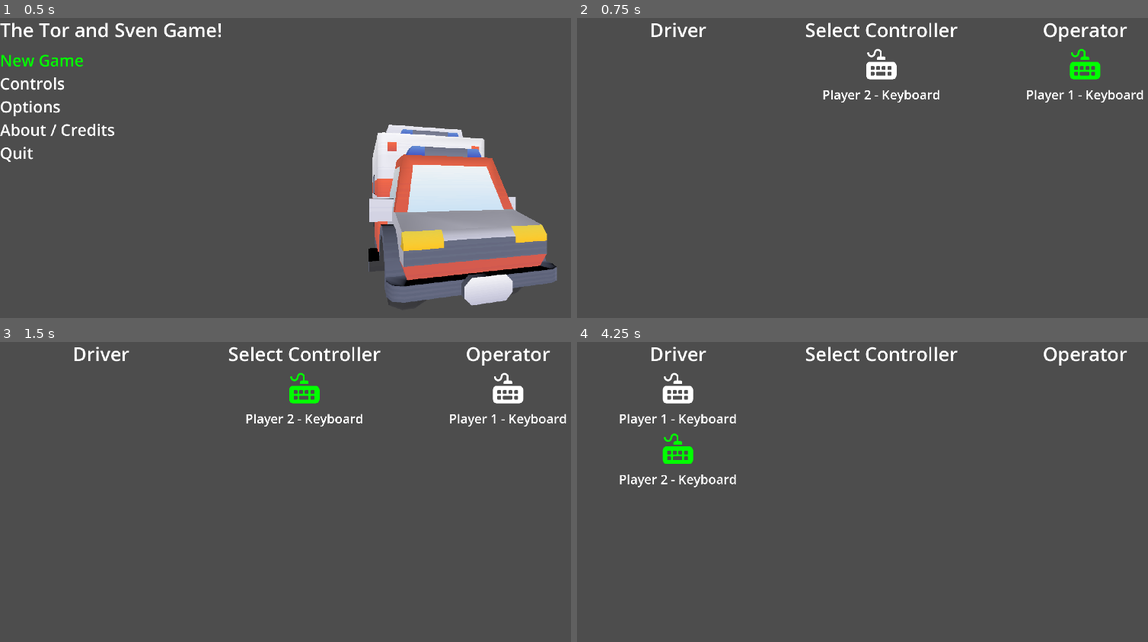
Above: before the commit, frames 1-4 (two rows, left to right).
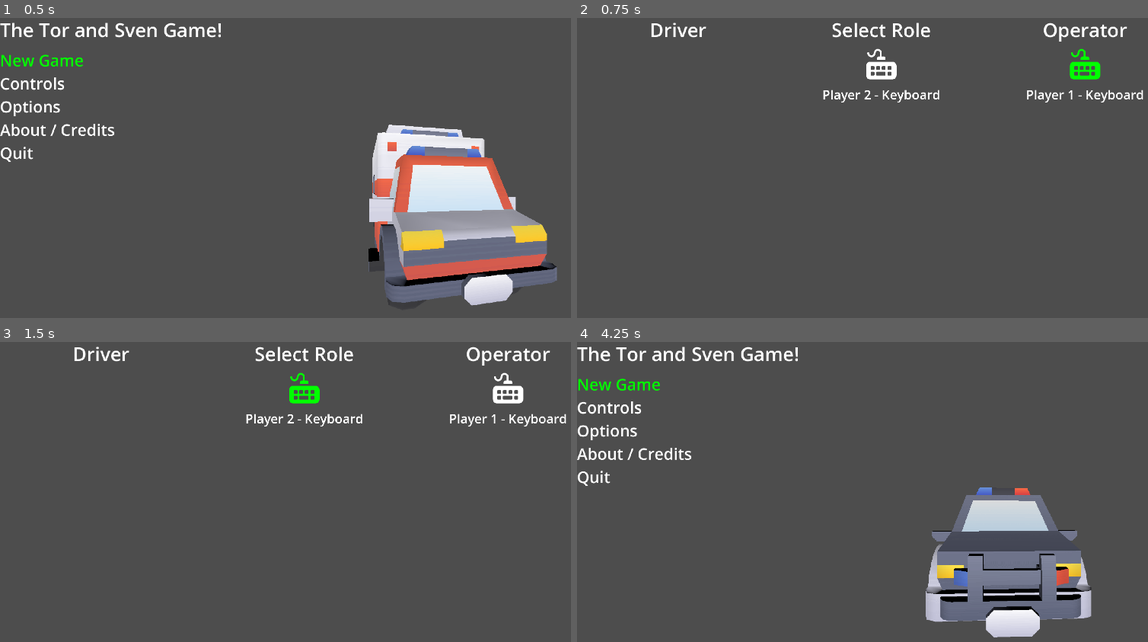
Above: after the commit, the same moments.

Repository: firefly2442/godot-tor-sven-game
Game: Godot game, scene res://scenes/Main.tscn
The game is run twice, just before and just after one commit, with the same random seed, the same clock (stepped at 60 frames per second) and the same inputs. The engine's default icon, where the game draws it, is replaced by a stand-in: a white triangle on a blue panel in a dark square.
Inputs:
- Up to frame 1 (0.5 s): no input
- Up to frame 2 (0.75 s): tap Enter (action_p2) at 0.5 s; hold D (right_p1) from 0.53 s (still down); hold E (action_p1) from 0.53 s (still down)
- Up to frame 3 (1.5 s): tap Space at 1.25 s; release D (right_p1) at 1.28 s; release E (action_p1) at 1.28 s; hold Q (back_p1) from 1.28 s (still down); tap Enter (action_p2) at 1.35 s
- Up to frame 4 (4.25 s): tap Enter (action_p2) at 2, 3.5 s; release Q (back_p1) at 2.03 s; hold D (right_p1) 2.03-2.78 s; tap Backspace (back_p2) at 2.1 s; tap Space at 2.75 s; hold W (up_p1) 2.78-3.53 s; tap Down (down_p2) at 2.85 s; hold A (left_p1) from 3.53 s (still down); tap Left (left_p2) at 3.6 s; tap Escape (escape_p1) at 4.15 s

Frame 1 is identical in both runs. In frame 2, 0.6% of the frame differs, in the area x 40-67%, y 1-7%; in frame 3, 0.6%; in frame 4, 13%, in the area x 0-97%, y 1-99%.

Commit message:
feat: add ability to go back to main menu

Diff:
--- a/scenes/NewGameSetup.tscn
+++ b/scenes/NewGameSetup.tscn
@@ -33,7 +33,7 @@
 [node name="ControllerLabel" type="Label" parent="MarginContainer/VBoxContainer/HBoxContainer/VBoxContainer2"]
 layout_mode = 2
 theme_override_font_sizes/font_size = 60
-text = "Select Controller"
+text = "Select Role"
 horizontal_alignment = 1
 
 [node name="Player1Container" type="VBoxContainer" parent="MarginContainer/VBoxContainer/HBoxContainer/VBoxContainer2"]
--- a/scripts/Garage.gd
+++ b/scripts/Garage.gd
@@ -51,6 +51,9 @@
 		player2_ready = false
 		%Player2ReadyLabel.modulate = Color.WHITE
 
+	if Input.is_action_just_pressed("escape_p1") or Input.is_action_just_pressed("escape_p2"):
+		SceneSwitcher.switch_scene("uid://bky45hik6v0r0") # Main Menu
+
 func _process(_delta: float) -> void:
 	var vehicle: vehicle_resource = load(available_vehicles[selected_vehicle_index]).duplicate()
 	%VehicleTextureRect.texture = vehicle.texture
@@ -61,12 +64,14 @@
 	if player1_ready and player2_ready:
 		SceneSwitcher.switch_scene("uid://y2yrudm57l61") # Load into the City
 
+	# grey out the left and right vehicle selection icons if we are at the beginning or end
 	if selected_vehicle_index == 0:
 		%LeftTextureRect.modulate = Color(1,1,1,0.5)
 		%LeftTextureImage.modulate = Color(1,1,1,0.5)
 	else:
 		%LeftTextureRect.modulate = Color(1,1,1,1)
 		%LeftTextureImage.modulate = Color(1,1,1,1)
+
 	if selected_vehicle_index == available_vehicles.size()-1:
 		%RightTextureRect.modulate = Color(1,1,1,0.5)
 		%RightTextureImage.modulate = Color(1,1,1,0.5)
--- a/scripts/NewGameSetup.gd
+++ b/scripts/NewGameSetup.gd
@@ -96,3 +96,6 @@
 	if Input.is_action_just_pressed("back_p2"):
 		player2_ready = false
 		player2_label.modulate = Color.WHITE
+
+	if Input.is_action_just_pressed("escape_p1") or Input.is_action_just_pressed("escape_p2"):
+		SceneSwitcher.switch_scene("uid://bky45hik6v0r0") # Main Menu
Not shown, changed: README.md
